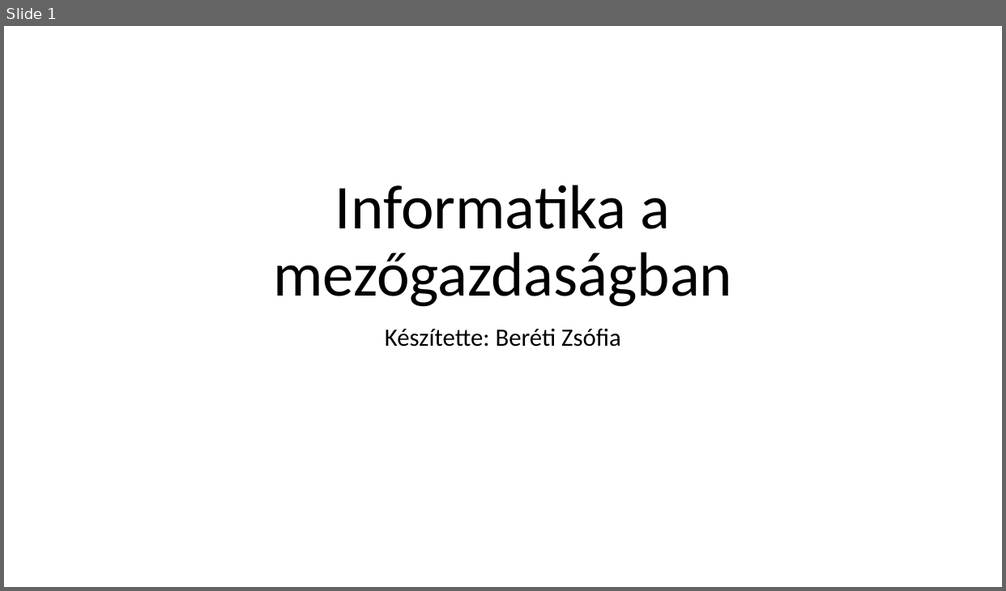
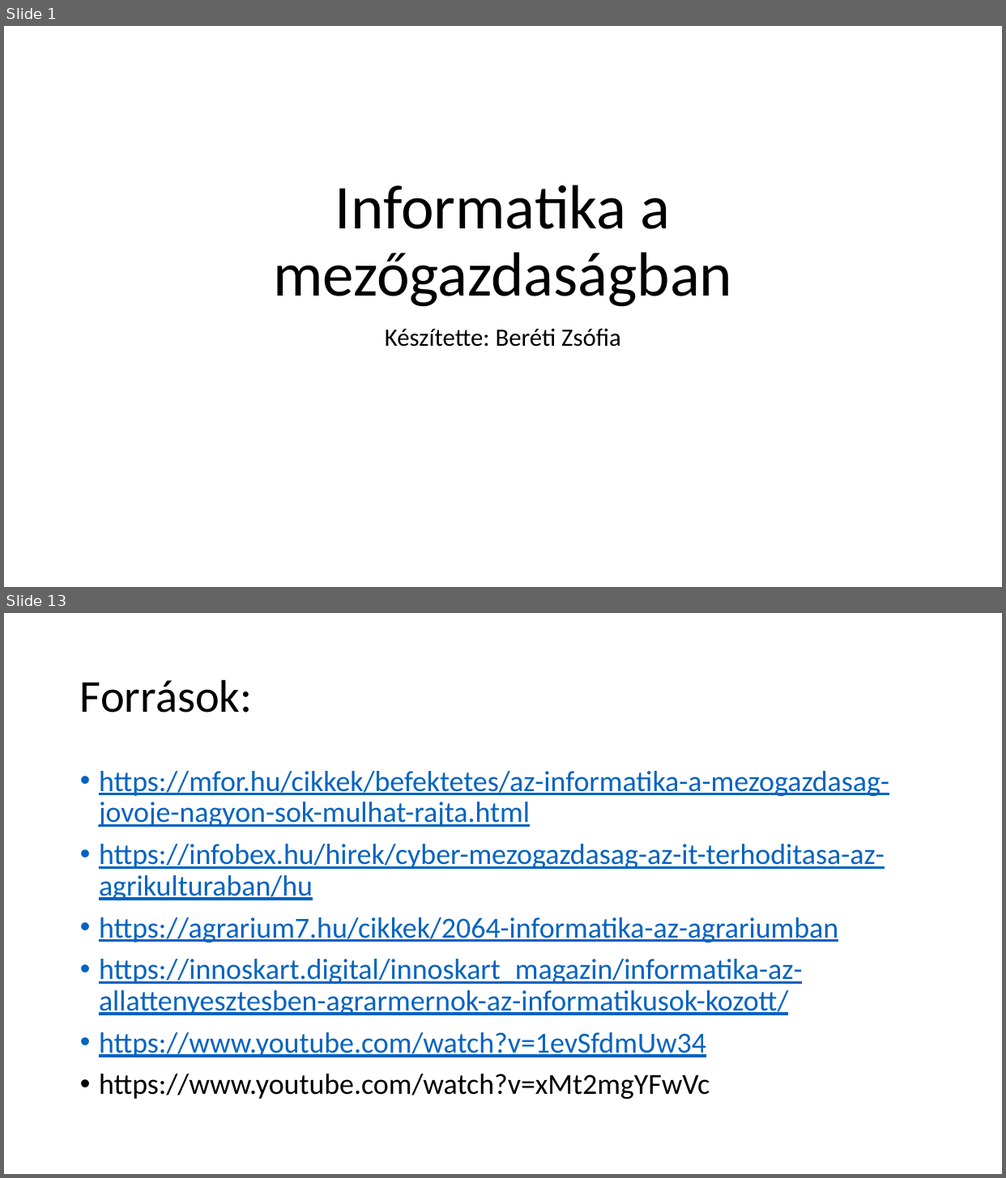
Before and after one commit to dzsofri/paprika, a slide deck: Informatika a mezőgazdaságban.pptx. Shown one above the other, each under a label of ours: slide 1 before the commit, slides 1 and 13 after it; the slides between them are not shown. The pictures are 1006x591 and 1006x1178 pixels, drawn with LibreOffice and Linux fonts; fonts in the diff are those of the drawing. Boxes give left, top, right and bottom in pixels: in the first picture for what was removed or moved away, otherwise in the second. Text is boxed around its words. In the diff, an @@ line names an element or a change of style, - is before the commit and + after.

```diff
--- a/Informatika a mezőgazdaságban.pptx
+++ b/Informatika a mezőgazdaságban.pptx
@@ slide 13 added at bbox=[4, 613, 1002, 1174], background #FFFFFF @@
@@ title added at bbox=[80, 679, 253, 713], 44 pt, text #000000 @@
+Források:
@@ text added at bbox=[99, 771, 889, 1099], 28 pt, text #0563C1, underline @@
+• https://mfor.hu/cikkek/befektetes/az-informatika-a-mezogazdasag-jovoje-nagyon-sok-mulhat-rajta.html
+• https://infobex.hu/hirek/cyber-mezogazdasag-az-it-terhoditasa-az-agrikulturaban/hu
+• https://agrarium7.hu/cikkek/2064-informatika-az-agrariumban
+• https://innoskart.digital/innoskart_magazin/informatika-az-allattenyesztesben-agrarmernok-az-informatikusok-kozott/
+• https://www.youtube.com/watch?v=1evSfdmUw34
+• https://www.youtube.com/watch?v=xMt2mgYFwVc
```
Also in this commit, not shown: 11 other slides added.
